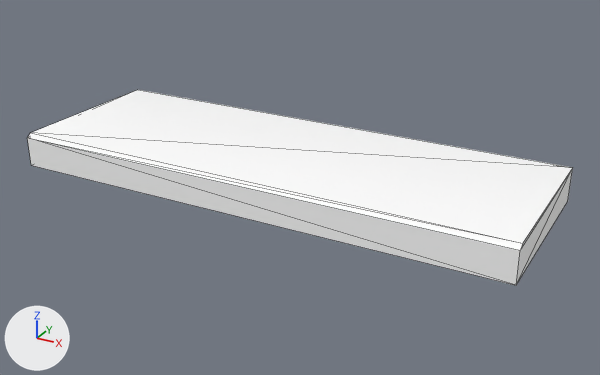
The glTF model game/data/meshes/props/Prop_ExteriorBorder_Straight1.gltf: old version first, new version second.
Camera for both pictures: a 50 mm lens placed at (1.482, -2.934, 1.283), pointed at (0.063, -0.353, -0.008). The lights are fixed; the arrows at lower left show +X, +Y and +Z. The picture after the commit comes second. Mesh edges are drawn as thin lines. Vertices at exactly the same position are counted once.

Objects in the first picture: 'Prop_ExteriorBorder_Straight1'.
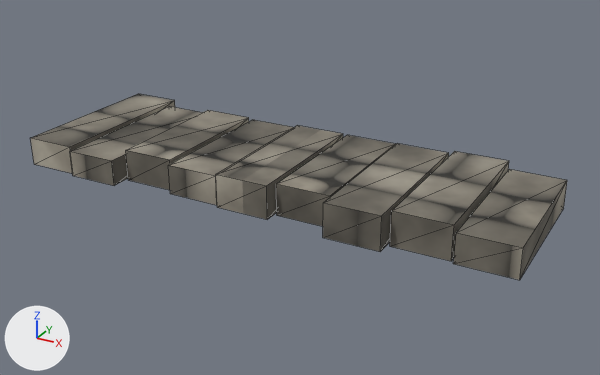
What changed in the scene script:
```text
Add img_t_decor_stone_wall_orm_png:
    img_t_decor_stone_wall_orm_png = load_image('T_Decor_Stone_Wall_ORM.png', 'T_Decor_Stone_Wall_ORM.png', 1024, 1024, 'Non-Color')
Add img_t_decor_stone_wall_basecolor_png:
    img_t_decor_stone_wall_basecolor_png = load_image('T_Decor_Stone_Wall_BaseColor.png', 'T_Decor_Stone_Wall_BaseColor.png', 1024, 1024, 'sRGB')
Add img_t_decor_stone_wall_normal_png:
    img_t_decor_stone_wall_normal_png = load_image('T_Decor_Stone_Wall_Normal.png', 'T_Decor_Stone_Wall_Normal.png', 1024, 1024, 'Non-Color')
Add mat_mi_decor_stone_wall:
    mat_mi_decor_stone_wall = bpy.data.materials.new('MI_Decor_Stone_Wall')
    # uses the picture img_t_decor_stone_wall_basecolor_png
    # uses the picture img_t_decor_stone_wall_normal_png
    # uses the picture img_t_decor_stone_wall_orm_png
Change me_cube_025:
    used by ob_prop_exteriorborder_straight1; location = (0.0, 0.0, 0.0)
    remove me_cube_025.from_pydata(...)  # 10 vertices, 16 faces; spans x -1.0..1.0, y -0.7..0.0, z 0.0..0.13
    remove me_cube_025.materials.append(mat_mi_rocktrim)  # white #ffffff
    add me_cube_025.from_pydata(...)  # 72 vertices, 108 faces; spans x -1.0..1.0, y -0.7..0.0, z 0.0..0.13
    me_cube_025 part 1: a new loose piece, a box spanning x -0.78..-0.56, y -0.7..-0.06, z 0.0..0.1, in mat_mi_decor_stone_wall
    me_cube_025 part 2: a new loose piece, a box spanning x -0.55..-0.34, y -0.63..-0.07, z 0.0..0.13, in mat_mi_decor_stone_wall
    me_cube_025 part 3: a new loose piece, a box spanning x -0.33..-0.12, y -0.66..-0.06, z 0.0..0.12, in mat_mi_decor_stone_wall
    me_cube_025 part 4: a new loose piece, a box spanning x -0.11..0.11, y -0.67..-0.07, z 0.0..0.13, in mat_mi_decor_stone_wall
    me_cube_025 part 5: a new loose piece, a box spanning x 0.12..0.33, y -0.63..-0.06, z 0.0..0.12, in mat_mi_decor_stone_wall
    me_cube_025 part 6: a new loose piece, a box spanning x 0.34..0.55, y -0.7..-0.07, z 0.0..0.13, in mat_mi_decor_stone_wall
    me_cube_025 part 7: a new loose piece, a box spanning x 0.56..0.78, y -0.65..-0.04, z 0.0..0.13, in mat_mi_decor_stone_wall
    me_cube_025 part 8: a new loose piece, a box spanning x 0.79..1.0, y -0.66..-0.07, z 0.0..0.11, in mat_mi_decor_stone_wall
    me_cube_025 part 9
    9 vertices are removed from x -1.0..1.0, y -0.7..0.0, z 0.0..0.13
    16 faces are deleted
    7 vertices are added at x -1.0..-0.79, y -0.68..0.0, z 0.0..0.11
    12 new faces join them
    add me_cube_025.materials.append(mat_mi_decor_stone_wall)
```

Changed parts and their boxes [x1, y1, x2, y2] in the pictures (600 x 375 px; the box of a moved part takes in the faces that stretch with it):
'Prop_ExteriorBorder_Straight1', reshaped, recoloured
    before: [27, 90, 573, 285]
    after: [31, 94, 567, 280]
part 1 of me_cube_025, added
    after: [70, 106, 202, 186]
part 2 of me_cube_025, added
    after: [126, 110, 249, 190]
part 3 of me_cube_025, added
    after: [168, 120, 294, 205]
part 4 of me_cube_025, added
    after: [216, 125, 343, 219]
part 5 of me_cube_025, added
    after: [276, 135, 396, 226]
part 6 of me_cube_025, added
    after: [323, 143, 449, 252]
part 7 of me_cube_025, added
    after: [390, 151, 509, 261]
part 8 of me_cube_025, added
    after: [453, 169, 567, 280]
part 9 of me_cube_025, moved or reshaped
    before: [27, 90, 573, 285]
    after: [31, 94, 175, 173]
